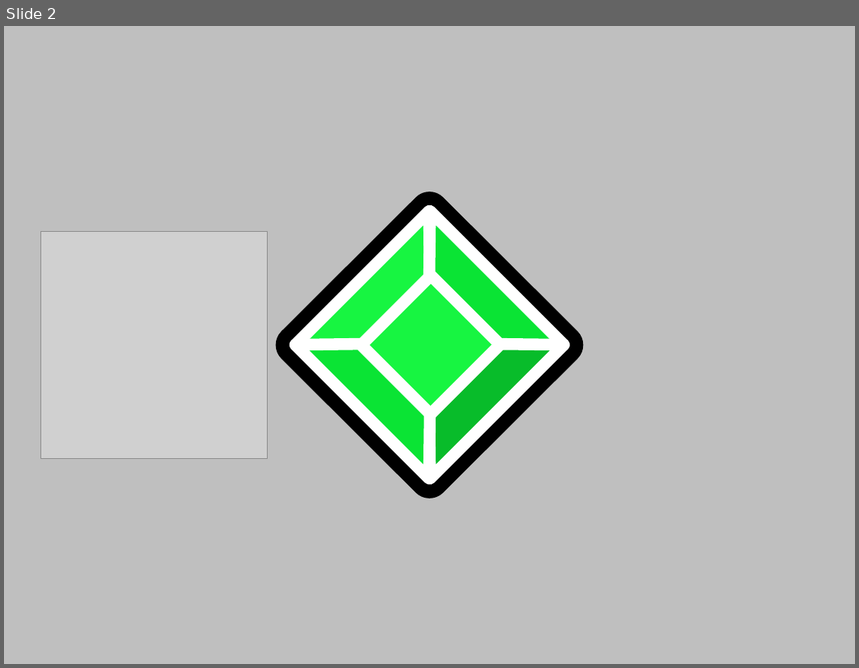
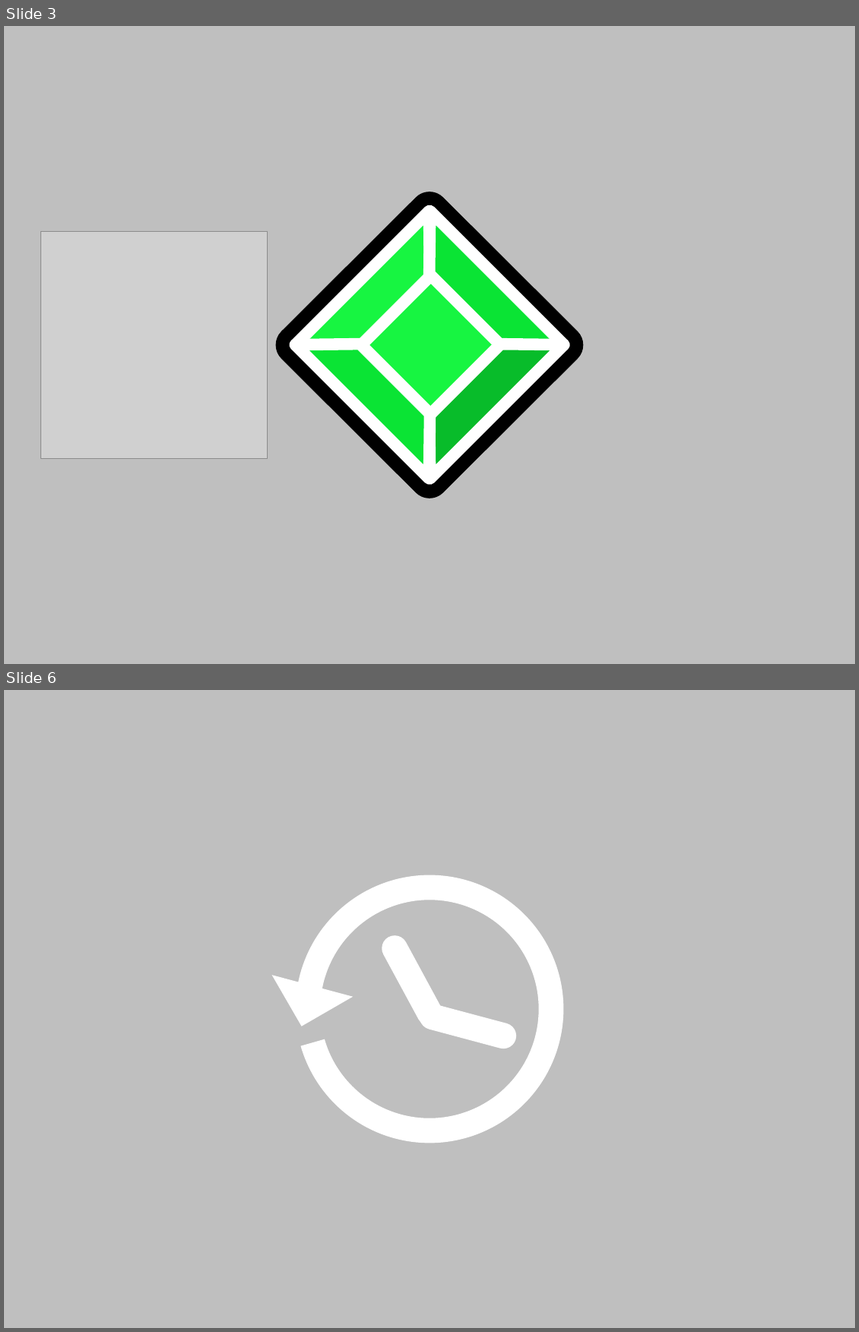
Before and after one commit to sandeepma1/SlideAway, a slide deck: Assets/Textures/TextureIcons.pptx. Shown one above the other, each under a label of ours: slide 2 before the commit, slides 3 and 6 after it; the slides between them are not shown. The pictures are 859x668 and 859x1332 pixels, drawn with LibreOffice and Linux fonts; fonts in the diff are those of the drawing; grey boxes stand for pictures. Boxes give left, top, right and bottom in pixels: in the first picture for what was removed or moved away, otherwise in the second. Text is boxed around its words. In the diff, an @@ line names an element or a change of style, - is before the commit and + after.

```diff
--- a/Assets/Textures/TextureIcons.pptx
+++ b/Assets/Textures/TextureIcons.pptx
@@ slide 6 added at <box>4,690,855,1328</box>, background #BFBFBF @@
@@ arch (boxed as its full ring) added at <box>295,875,563,1143</box>, fill #FFFFFF @@
@@ rounded rectangle added at <box>378,931,448,1030</box>, fill #FFFFFF @@
@@ right triangle added at <box>272,945,354,1027</box>, fill #FFFFFF @@
@@ rounded rectangle added at <box>417,1002,519,1052</box>, fill #FFFFFF @@
@@ what was slide 2 is now slide 3 @@
```
Also in this commit, not shown: 1 slide changed, 33 other slides added, 51 other files.
